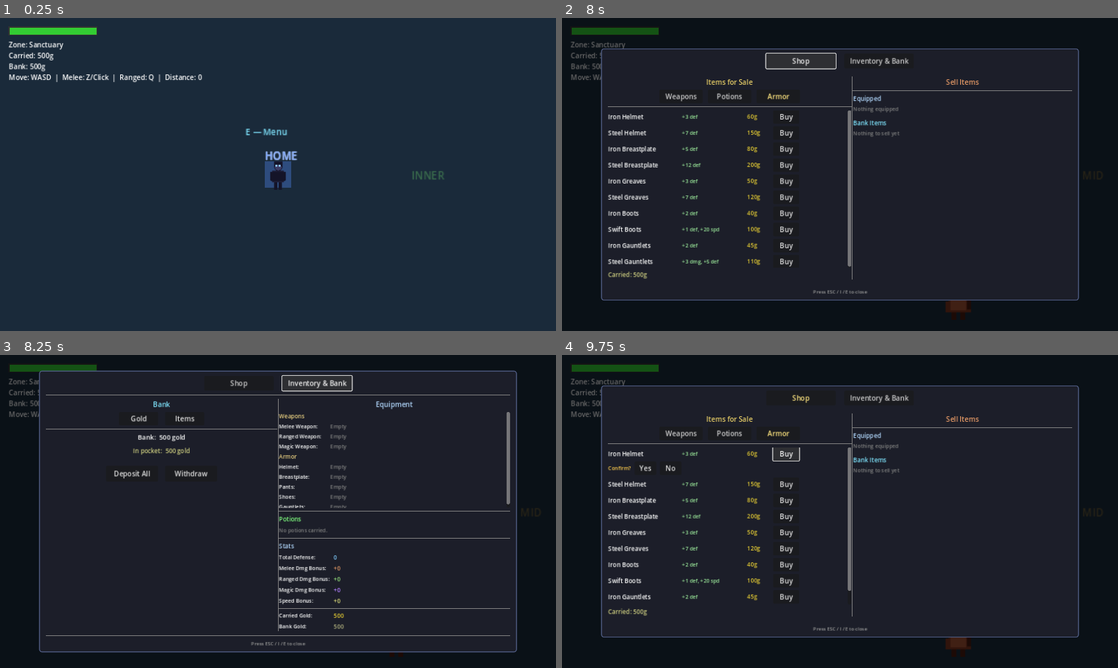
Above: before the commit, frames 1-4 (two rows, left to right).
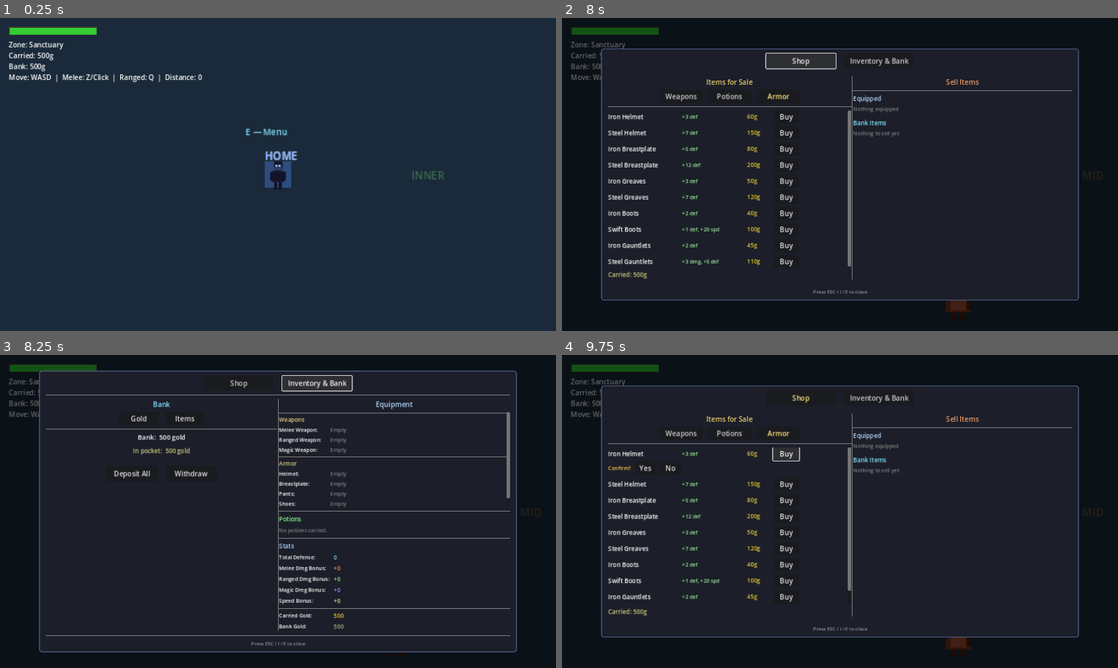
Above: after the commit, the same moments.

Repository: cbradshaw11/game-concept
Game: Godot game, scene res://scenes/world/world_scene.tscn
The game is run twice, just before and just after one commit, with the same random seed, the same clock (stepped at 60 frames per second) and the same inputs.
Inputs:
- Up to frame 1 (0.25 s): no input
- Up to frame 2 (8 s): tap Enter at 0.5 s; hold Right (ui_right) 0.53-1.28 s; tap Space (attack) at 0.6 s; hold Down (ui_down) 1.28-2.03 s; tap R (attack_magic) at 1.35 s; hold Right (ui_right) 2.03-2.78 s; tap Z (attack_melee) at 2.1 s; hold Up (ui_up) 2.78-3.53 s; tap Q (attack_ranged) at 2.85 s; hold Left (ui_left) 3.53-5 s; tap X (guard) at 3.6 s; tap E (interact) at 4.35 s; click "Weapons" at 5 s; click "Potions" at 5.75 s; click "Armor" at 6.5 s; click "Shop" at 7.25 s
- Up to frame 3 (8.25 s): click "Inventory & Bank" at 8 s
- Up to frame 4 (9.75 s): click "Shop" at 8.75 s; click "Buy" at 9.5 s

Frames 1-2 are identical in both runs. In frame 3, 1.4% of the frame differs, in the area x 50-92%, y 18-49%; in frame 4, nothing differs.

Commit message:
feat: categorize bank items (Weapons/Armor/Potions/Other) and add separators to equipment slots

Diff:
--- a/game/scenes/hub/unified_menu.gd
+++ b/game/scenes/hub/unified_menu.gd
@@ -846,48 +846,70 @@
 		items_vbox.add_child(empty_lbl)
 		return
 
-	for i in range(bank_items_arr.size()):
-		var item: Dictionary = bank_items_arr[i]
-		var row := VBoxContainer.new()
-		row.add_theme_constant_override("separation", 2)
-		items_vbox.add_child(row)
-
-		var hbox := HBoxContainer.new()
-		hbox.add_theme_constant_override("separation", 8)
-		row.add_child(hbox)
-
-		var name_lbl := Label.new()
-		name_lbl.text = item.get("name", "???")
-		name_lbl.add_theme_font_size_override("font_size", 13)
-		name_lbl.custom_minimum_size = Vector2(130, 0)
-		hbox.add_child(name_lbl)
-
-		var stat_lbl := Label.new()
-		stat_lbl.text = _get_stat_summary(item)
-		stat_lbl.add_theme_font_size_override("font_size", 11)
-		stat_lbl.add_theme_color_override("font_color", Color(0.6, 0.9, 0.6))
-		stat_lbl.custom_minimum_size = Vector2(100, 0)
-		hbox.add_child(stat_lbl)
-
-		var slot_lbl := Label.new()
-		slot_lbl.text = item.get("slot", "")
-		slot_lbl.add_theme_font_size_override("font_size", 11)
-		slot_lbl.add_theme_color_override("font_color", Color(0.5, 0.7, 0.9))
-		slot_lbl.custom_minimum_size = Vector2(70, 0)
-		hbox.add_child(slot_lbl)
-
-		var equip_btn := Button.new()
-		equip_btn.text = "Equip"
-		equip_btn.custom_minimum_size = Vector2(55, 24)
-		var item_ref := item
-		equip_btn.pressed.connect(func(): _equip_item(item_ref))
-		hbox.add_child(equip_btn)
-
-		var discard_btn := Button.new()
-		discard_btn.text = "Discard"
-		discard_btn.custom_minimum_size = Vector2(55, 24)
-		discard_btn.pressed.connect(func(): _show_discard_confirm(row, item_ref, i))
-		hbox.add_child(discard_btn)
+	# Group items by category
+	var categories := {"weapon": [], "armor": [], "potion": [], "other": []}
+	for item in bank_items_arr:
+		var cat: String = item.get("category", "other")
+		if not categories.has(cat):
+			cat = "other"
+		categories[cat].append(item)
+
+	var cat_config := [
+		{"key": "weapon", "label": "Weapons",  "color": Color(0.9, 0.6, 0.4)},
+		{"key": "armor",  "label": "Armor",    "color": Color(0.5, 0.8, 1.0)},
+		{"key": "potion", "label": "Potions",  "color": Color(0.5, 1.0, 0.6)},
+		{"key": "other",  "label": "Other",    "color": Color(0.8, 0.8, 0.8)},
+	]
+
+	for cfg in cat_config:
+		var items_in_cat: Array = categories[cfg["key"]]
+		if items_in_cat.size() == 0:
+			continue
+		_add_inv_category_header(cfg["label"], cfg["color"])
+		for i in range(items_in_cat.size()):
+			var item: Dictionary = items_in_cat[i]
+			var row := VBoxContainer.new()
+			row.add_theme_constant_override("separation", 2)
+			items_vbox.add_child(row)
+
+			var hbox := HBoxContainer.new()
+			hbox.add_theme_constant_override("separation", 8)
+			row.add_child(hbox)
+
+			var name_lbl := Label.new()
+			name_lbl.text = item.get("name", "???")
+			name_lbl.add_theme_font_size_override("font_size", 13)
+			name_lbl.custom_minimum_size = Vector2(130, 0)
+			hbox.add_child(name_lbl)
+
+			var stat_lbl := Label.new()
+			stat_lbl.text = _get_stat_summary(item)
+			stat_lbl.add_theme_font_size_override("font_size", 11)
+			stat_lbl.add_theme_color_override("font_color", Color(0.6, 0.9, 0.6))
+			stat_lbl.custom_minimum_size = Vector2(100, 0)
+			hbox.add_child(stat_lbl)
+
+			var item_ref := item
+			var equip_btn := Button.new()
+			equip_btn.text = "Equip"
+			equip_btn.custom_minimum_size = Vector2(55, 24)
+			equip_btn.pressed.connect(func(): _equip_item(item_ref))
+			hbox.add_child(equip_btn)
+
+			var discard_btn := Button.new()
+			discard_btn.text = "Discard"
+			discard_btn.custom_minimum_size = Vector2(55, 24)
+			discard_btn.pressed.connect(func(): _show_discard_confirm(row, item_ref, i))
+			hbox.add_child(discard_btn)
+
+func _add_inv_category_header(text: String, color: Color) -> void:
+	var sep := HSeparator.new()
+	items_vbox.add_child(sep)
+	var lbl := Label.new()
+	lbl.text = text
+	lbl.add_theme_font_size_override("font_size", 13)
+	lbl.add_theme_color_override("font_color", color)
+	items_vbox.add_child(lbl)
 
 func _equip_item(item: Dictionary) -> void:
 	var inv: Node = get_node_or_null("/root/InventorySystem")
@@ -996,6 +1018,8 @@
 		_add_slot_row(slot, slot_labels[slot], equipped.get(slot, {}), inv)
 
 func _add_section_header(text: String) -> void:
+	var sep := HSeparator.new()
+	slots_vbox.add_child(sep)
 	var lbl := Label.new()
 	lbl.text = text
 	lbl.add_theme_font_size_override("font_size", 13)
